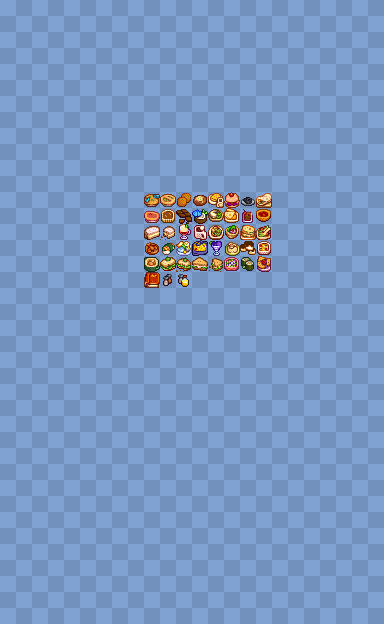
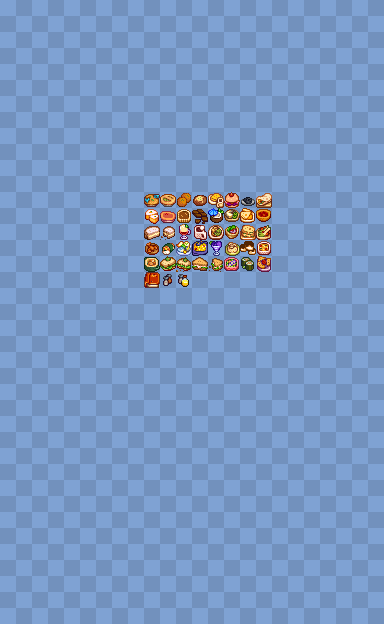
Comparing the layer stacks of the two 384x624 images. Changes:
renamed "Layer 117" to "mousse", hid it over left=242, top=209, right=253, bottom=223
added layer "carrot cake" in group "content remade" over left=145, top=209, right=159, bottom=224
painted on "content remade" (2nd of 2, in "content" › "content remade") over left=144, top=208, right=255, bottom=224
